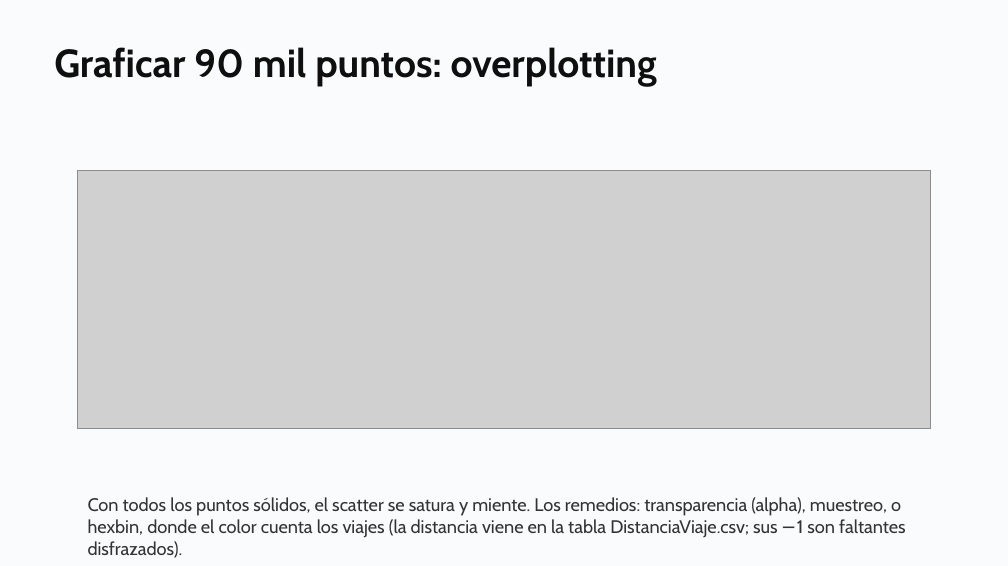
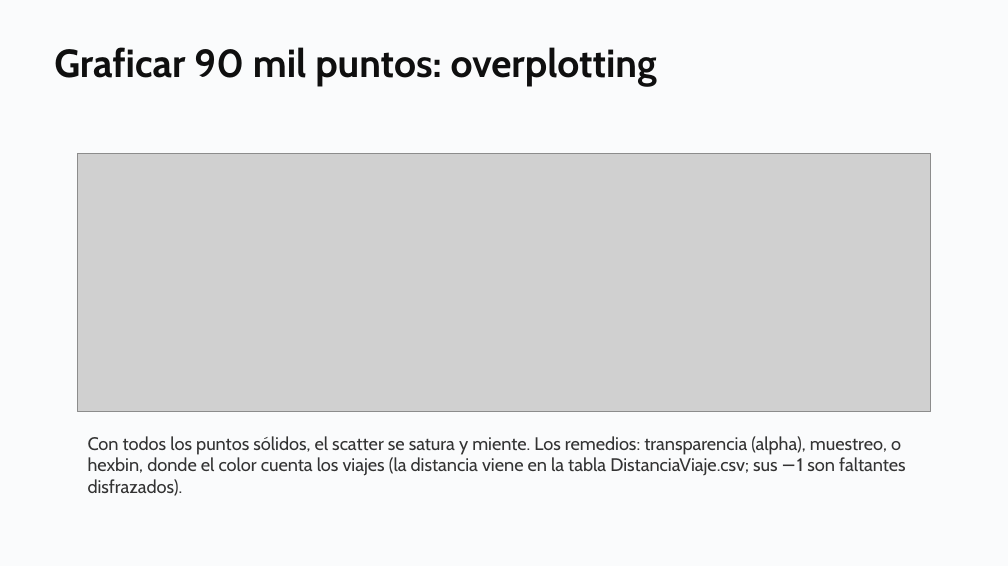
Before and after one commit to daniopitz/diplomado-cdd, a slide deck: slide 5 of presentaciones/clase04_regresion_multiple.pptx. Drawn at 1008x566 pixels with LibreOffice and Linux fonts; fonts in the diff are those of the drawing; grey boxes stand for pictures. Boxes give left, top, right and bottom in pixels: in the first picture for what was removed or moved away, otherwise in the second. Text is boxed around its words. In the diff, an @@ line names an element or a change of style, - is before the commit and + after.

```diff
--- a/presentaciones/clase04_regresion_multiple.pptx
+++ b/presentaciones/clase04_regresion_multiple.pptx
@@ picture: place and size @@
-picture at [77, 170, 930, 429]
+picture at [77, 153, 930, 412]
@@ text "Con todos los puntos sólidos, ..." rewrapped from [88, 497, 906, 538] to [88, 436, 906, 496] @@
```
Also in this commit, not shown: 23 other slides changed, 5 other files.
